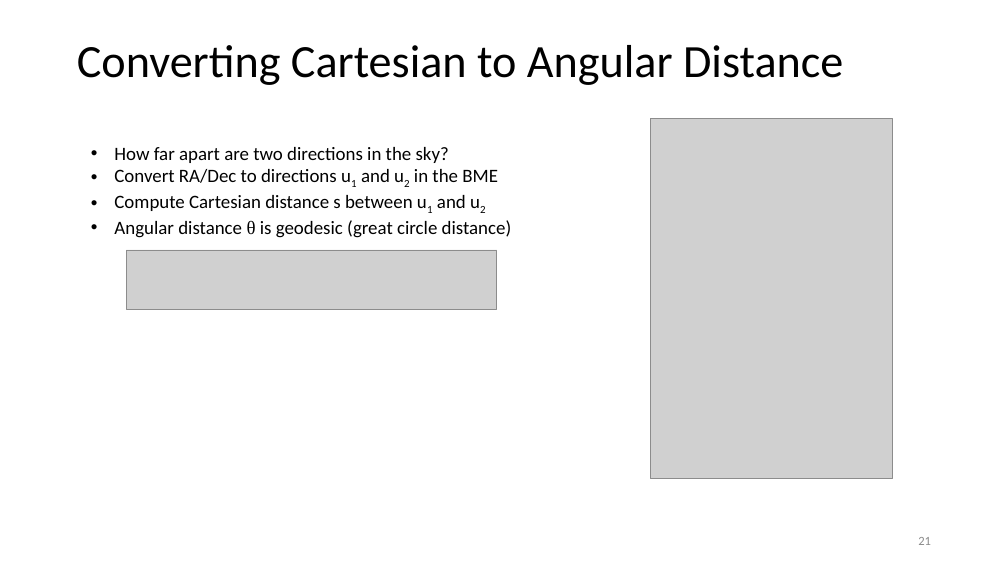
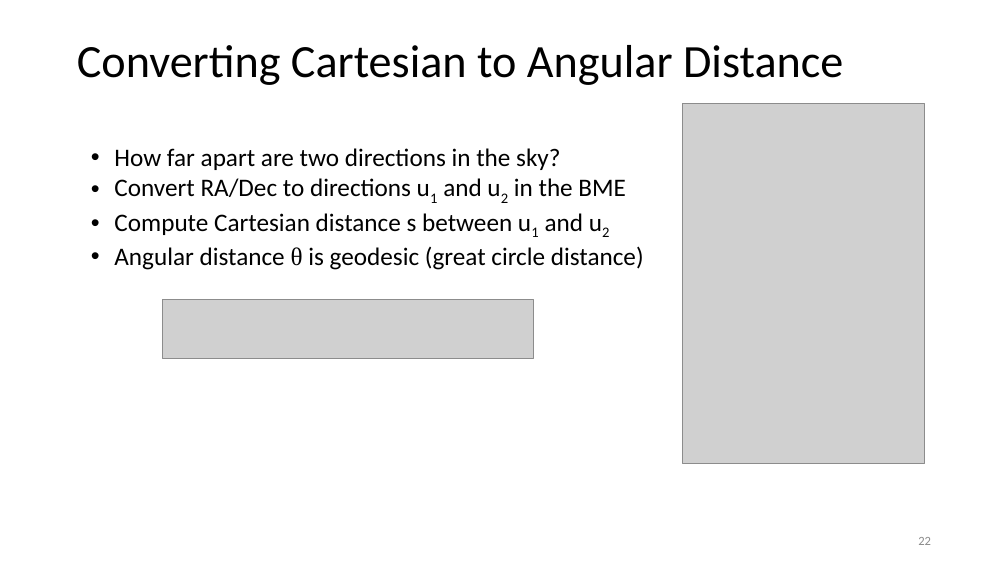
Before and after one commit to memanuel/kepler-sieve, a slide deck: slide 22 of thesis/kepler-sieve-slides.pptx (slide 21 before the commit). Drawn at 1008x567 pixels with LibreOffice and Linux fonts; fonts in the diff are those of the drawing; grey boxes stand for pictures. Boxes give left, top, right and bottom in pixels: in the first picture for what was removed or moved away, otherwise in the second. Text is boxed around its words. In the diff, an @@ line names an element or a change of style, - is before the commit and + after.

```diff
--- a/thesis/kepler-sieve-slides.pptx
+++ b/thesis/kepler-sieve-slides.pptx
@@ picture: place and size @@
-picture at box(650, 119, 893, 479)
+picture at box(682, 104, 925, 464)
@@ text "How far apart are two ..." at box(114, 148, 644, 270): size 18 to 24 pt @@
@@ picture: place and size @@
-picture at box(126, 250, 497, 309)
+picture at box(163, 299, 533, 358)
```
Also in this commit, not shown: 20 other slides changed, 1 slide added, 1 other file.
